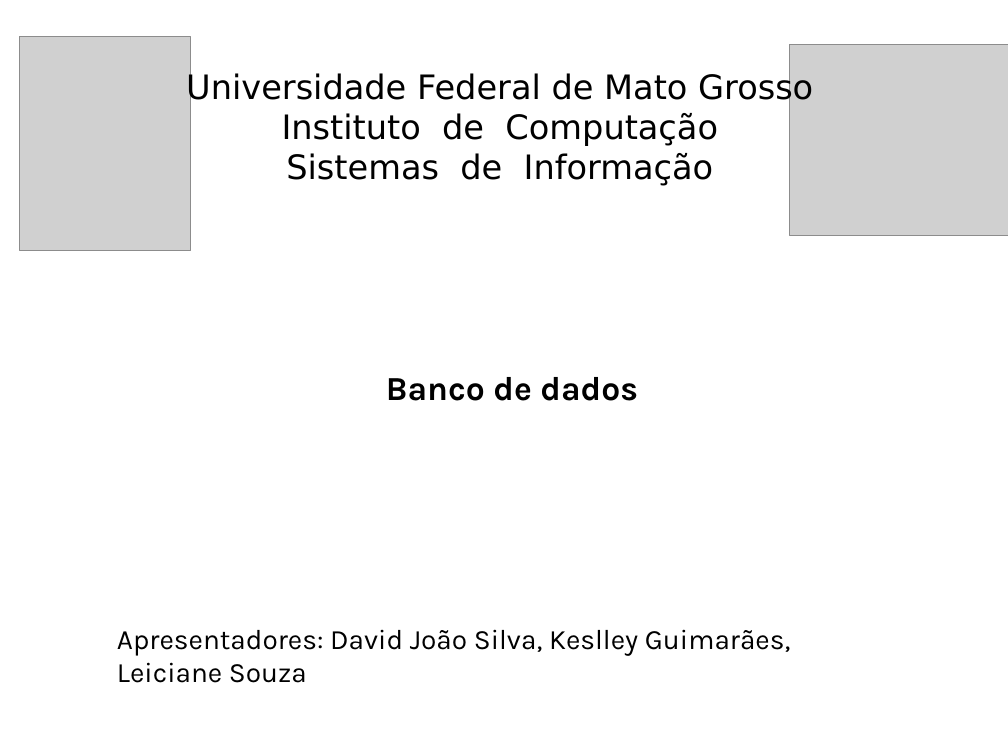
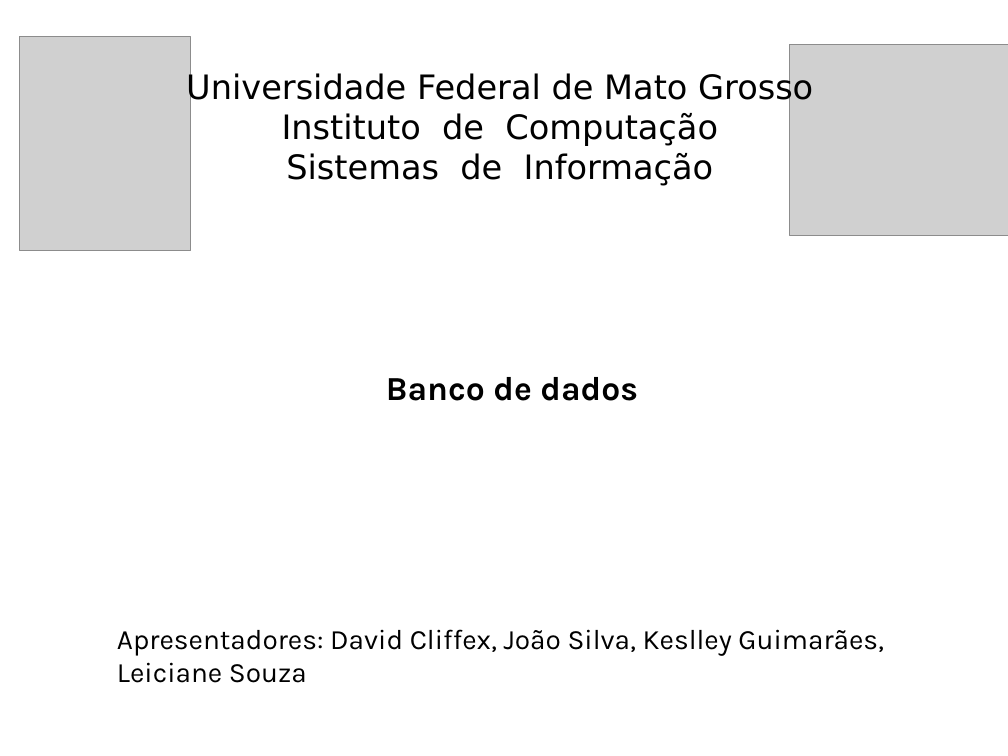
Before and after one commit to KeslleyWillian/Faculdade, a slide deck: slide 1 of 1-semestre/Fundamentos-da-computacao/Banco_de_dados.pptx. Drawn at 1008x756 pixels with LibreOffice and Linux fonts; fonts in the diff are those of the drawing; grey boxes stand for pictures. Boxes give left, top, right and bottom in pixels: in the first picture for what was removed or moved away, otherwise in the second. Text is boxed around its words. In the diff, an @@ line names an element or a change of style, - is before the commit and + after.

```diff
--- a/1-semestre/Fundamentos-da-computacao/Banco_de_dados.pptx
+++ b/1-semestre/Fundamentos-da-computacao/Banco_de_dados.pptx
@@ text at (117, 629, 884, 683): text changed @@
-Apresentadores: David João Silva, Keslley Guimarães, Leiciane Souza
+Apresentadores: David Cliffex, João Silva, Keslley Guimarães, Leiciane Souza
```
Also in this commit, not shown: 4 other slides changed, 15 slides added, 6 slides removed, 20 other files.
